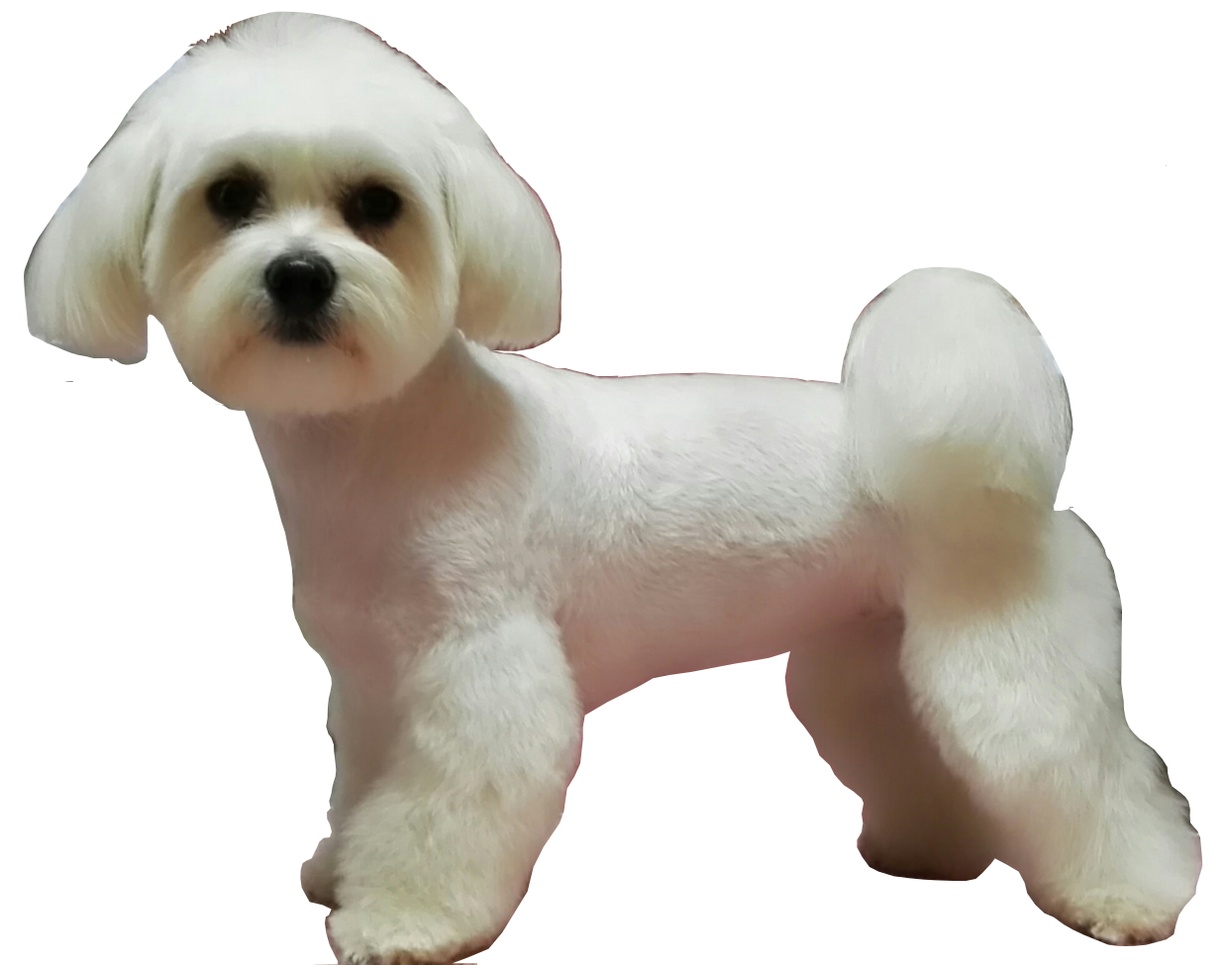
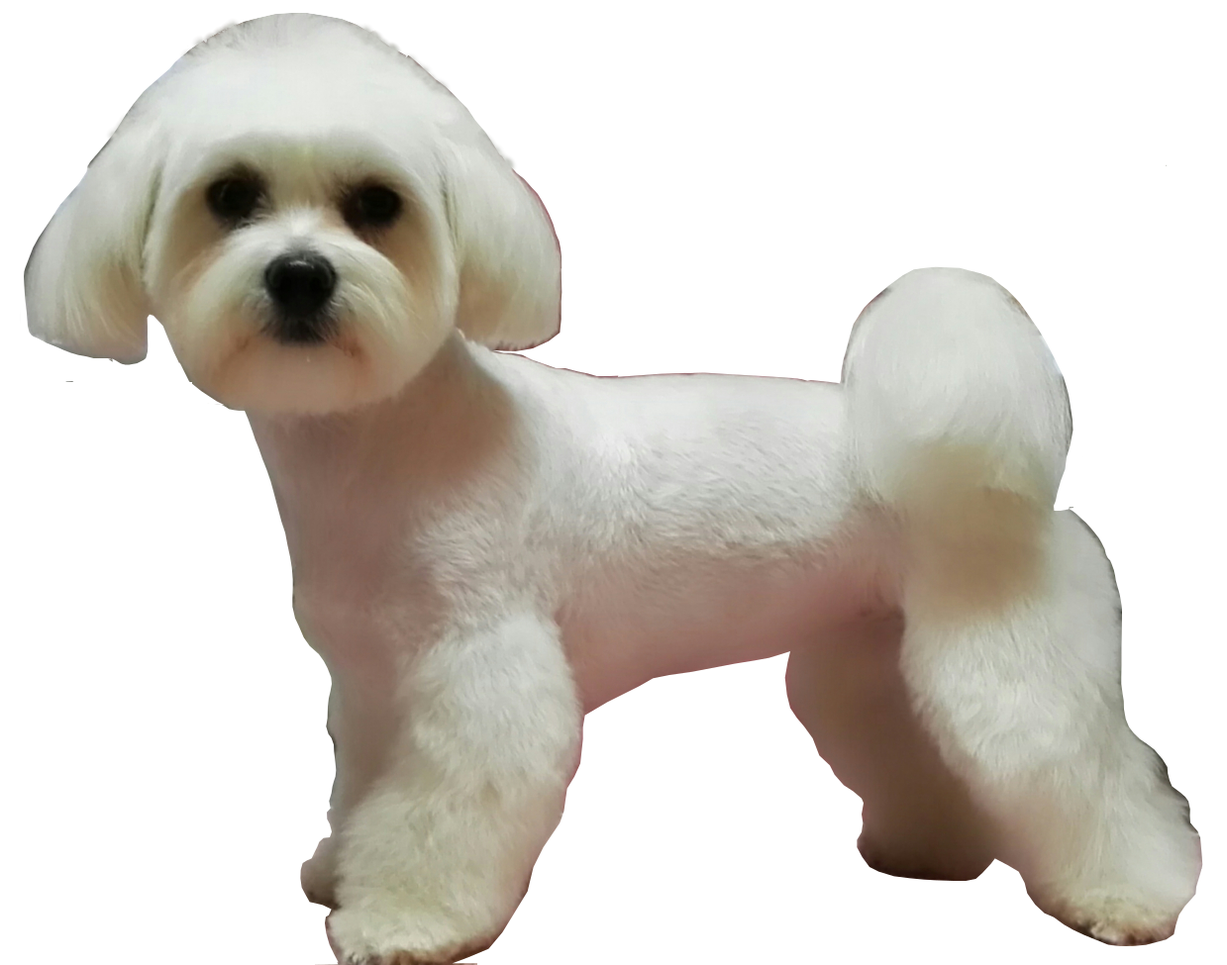
The second 1227 x 965 image is a revision of the first. Changes to its layers:
painted on "mija-header1239-975.jpg" over (105, 10, 517, 174)
